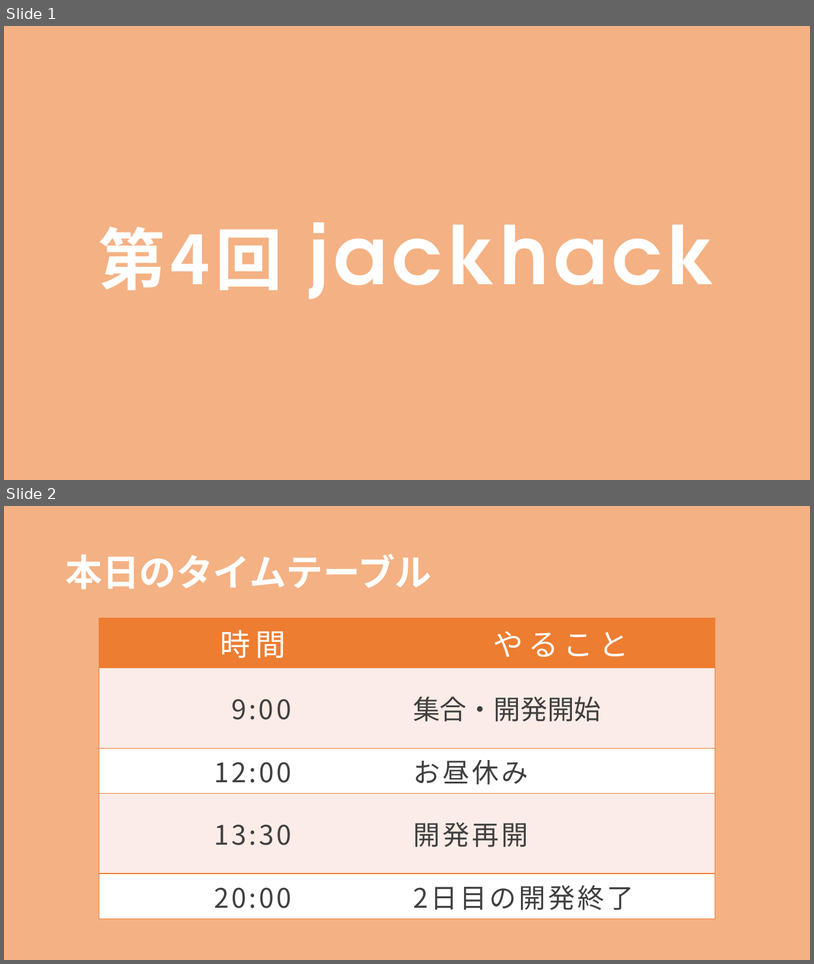
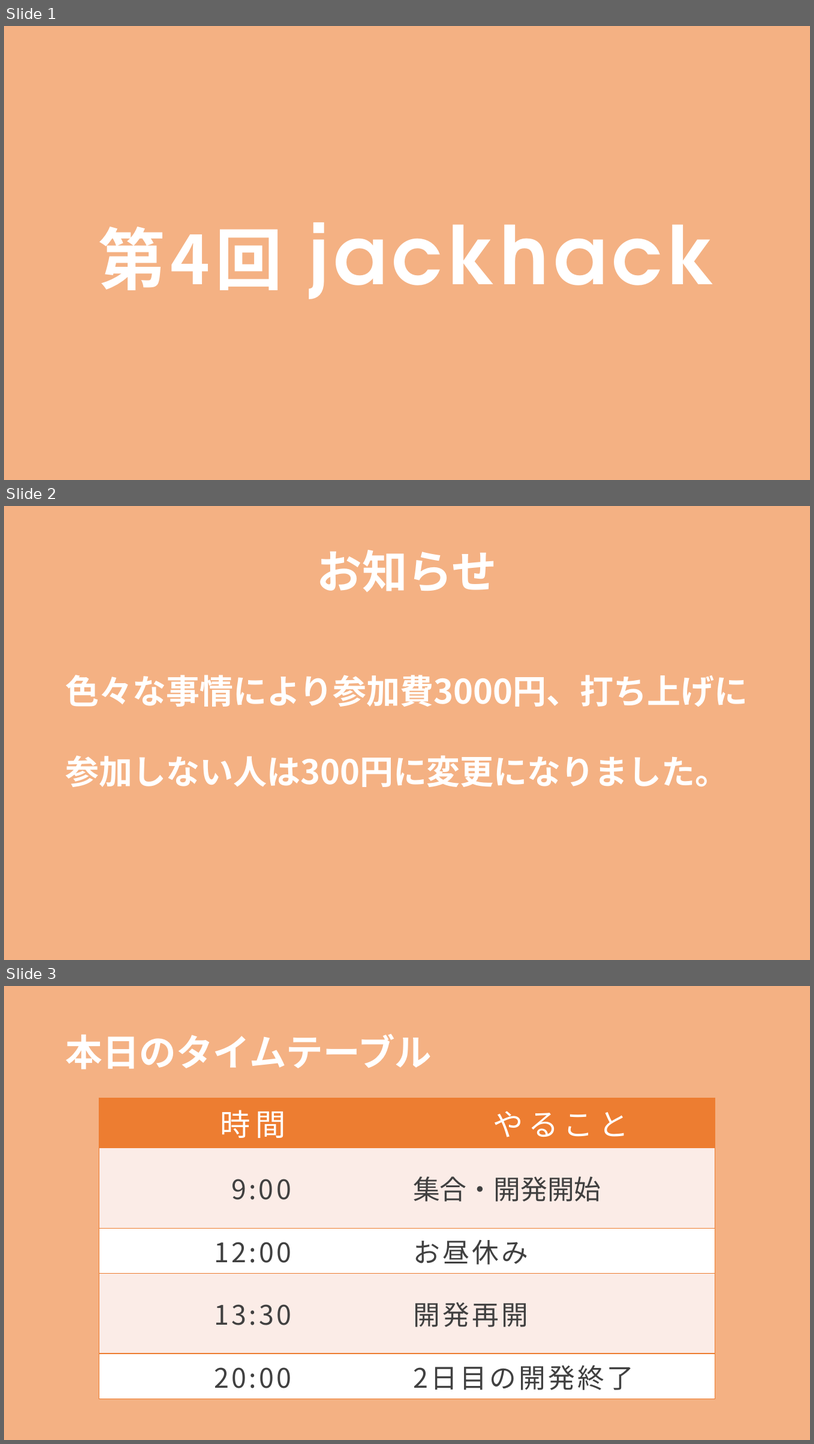
Before and after one commit to jack-app/Jackhack2019_management, a slide deck: jackhack2019_2day.pptx. Shown one above the other, each under a label of ours: slides 1 and 2 before the commit, slides 1, 2 and 3 after it. The pictures are 814x964 and 814x1444 pixels, drawn with LibreOffice and Linux fonts; fonts in the diff are those of the drawing. Boxes give left, top, right and bottom in pixels: in the first picture for what was removed or moved away, otherwise in the second. Text is boxed around its words. In the diff, an @@ line names an element or a change of style, - is before the commit and + after.

```diff
--- a/jackhack2019_2day.pptx
+++ b/jackhack2019_2day.pptx
@@ slide 2 added at (4, 506, 810, 960), background #F4B183 @@
@@ title added at (317, 550, 498, 592), 54 pt, text #FFFFFF, bold @@
+お知らせ
@@ text added at (65, 675, 748, 787), 40 pt, text #FFFFFF, bold @@
+色々な事情により参加費3000円、打ち上げに参加しない人は300円に変更になりました。
@@ what was slide 2 is now slide 3 @@
```
Also in this commit, not shown: 3 other files.
